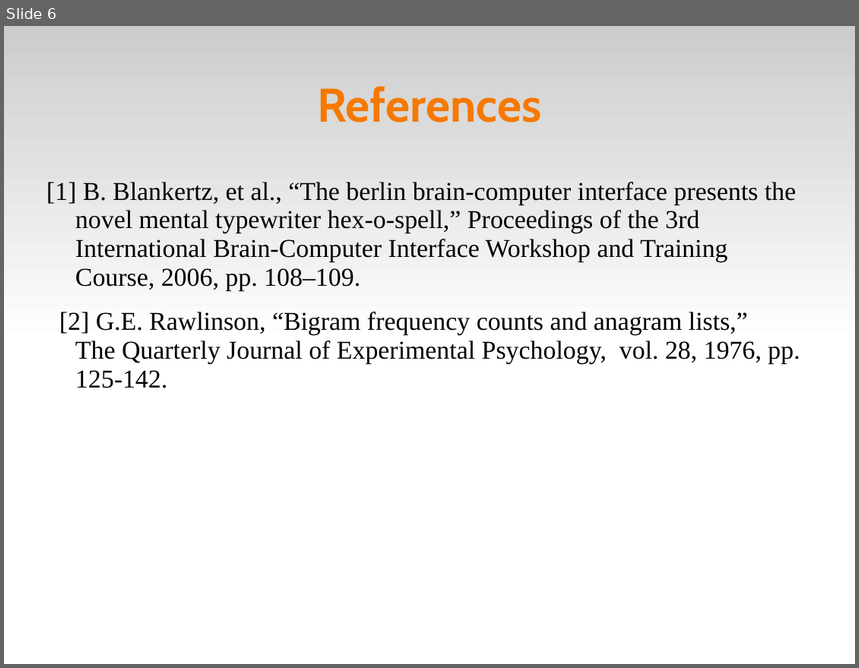
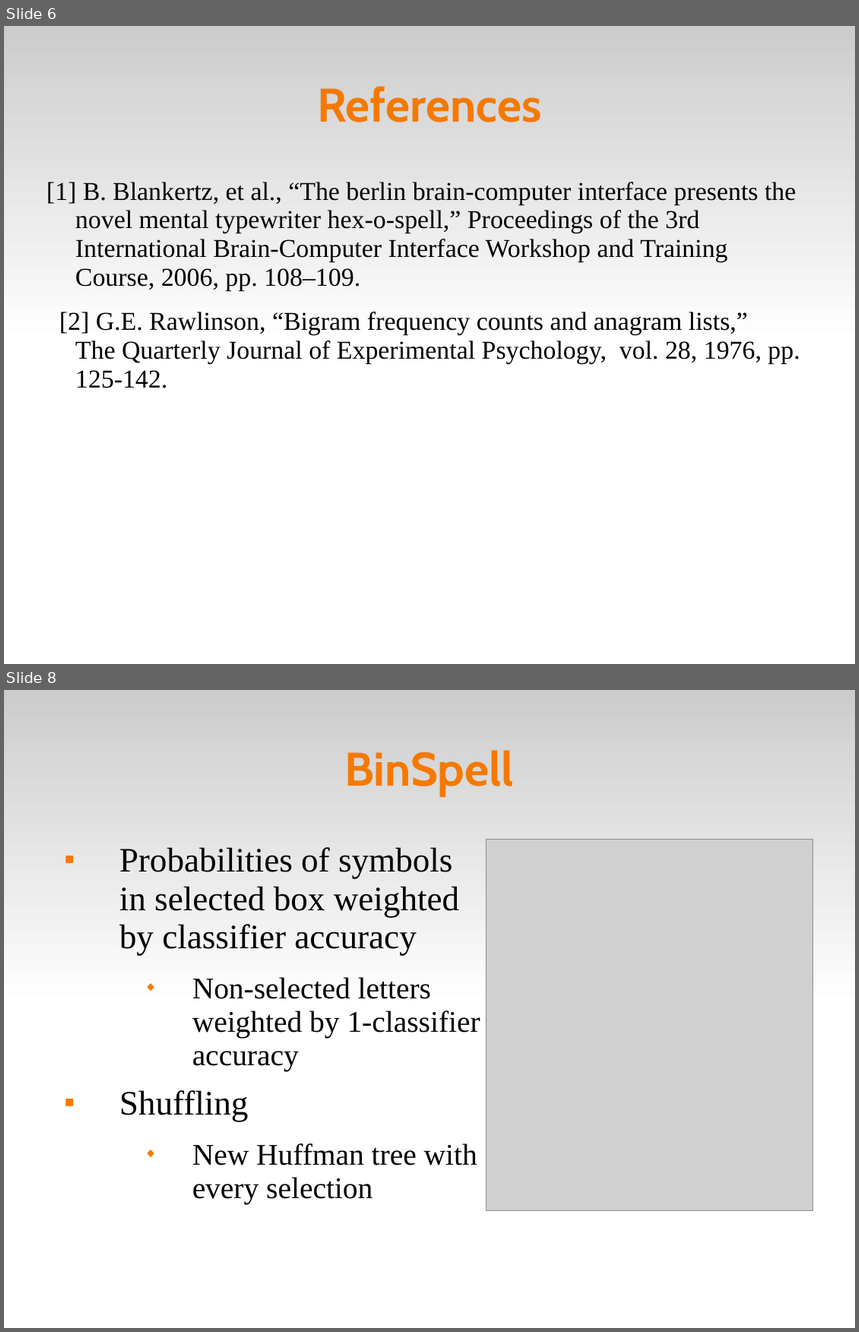
Before and after one commit to abdullah38rcc/BCI-Virtual-Keyboard, a slide deck: circlespell/docs/virtKey.ppt. Shown one above the other, each under a label of ours: slide 6 before the commit, slides 6 and 8 after it; the slides between them are not shown. The pictures are 859x668 and 859x1332 pixels, drawn with LibreOffice and Linux fonts; fonts in the diff are those of the drawing; grey boxes stand for pictures. Boxes give left, top, right and bottom in pixels: in the first picture for what was removed or moved away, otherwise in the second. Text is boxed around its words. In the diff, an @@ line names an element or a change of style, - is before the commit and + after.

```diff
--- a/circlespell/docs/virtKey.ppt
+++ b/circlespell/docs/virtKey.ppt
@@ slide 8 added at [4, 690, 855, 1328], background #FFFFFF; not listed: 1 template element that a slide beside it also shows @@
@@ title added at [344, 750, 514, 796], 44 pt, text #F57900, bold @@
+BinSpell
@@ text added at [120, 847, 481, 1205], 28 pt, text #000000 @@
+■ Probabilities of symbols in selected box weighted by classifier accuracy
+  ◆ Non-selected letters weighted by 1-classifier accuracy
+■ Shuffling
+  ◆ New Huffman tree with every selection
@@ picture added at [487, 839, 813, 1211] @@
```
Also in this commit, not shown: 1 slide changed, 2 other slides added, 1 other file.
